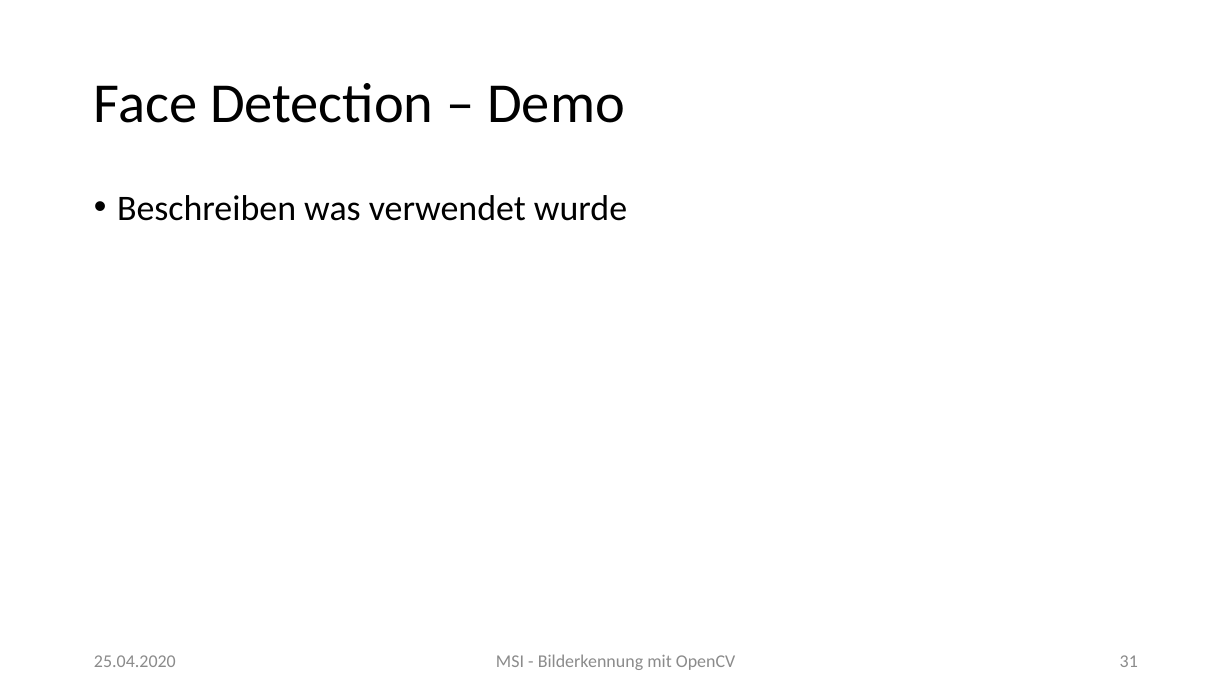
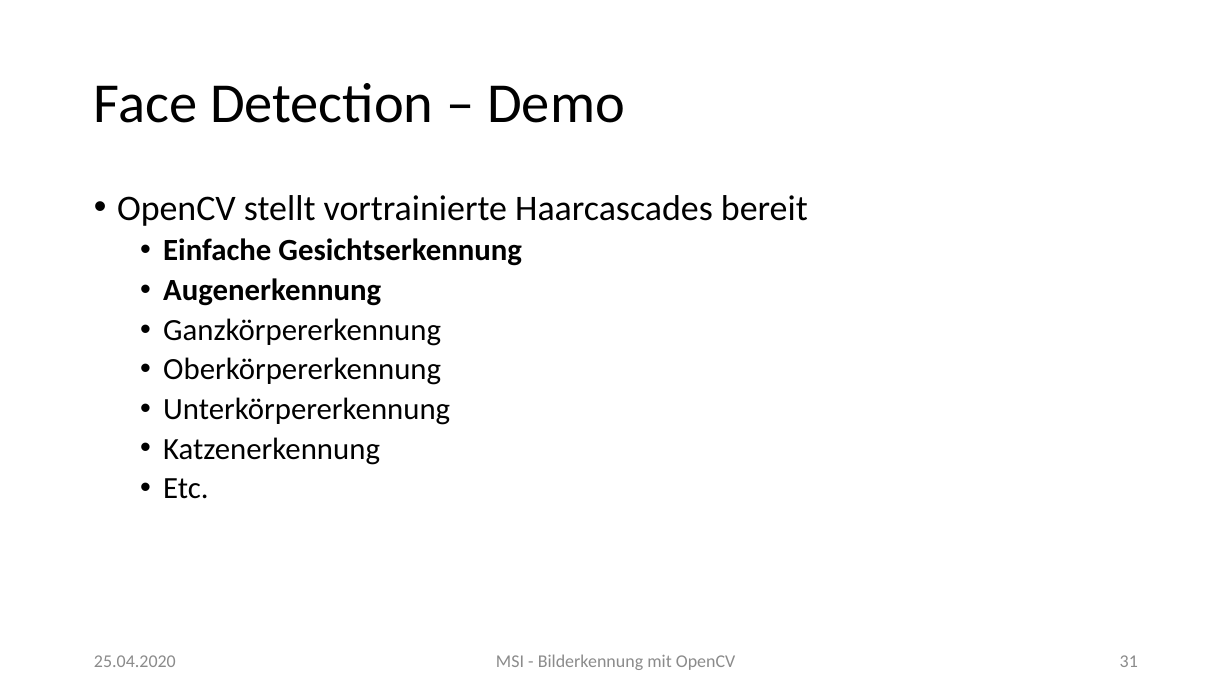
Before and after one commit to MarkusClln/MSI, a slide deck: slide 31 of Bilderkennung mit OpenCV.pptx. Drawn at 1232x693 pixels with LibreOffice and Linux fonts; fonts in the diff are those of the drawing. Boxes give left, top, right and bottom in pixels: in the first picture for what was removed or moved away, otherwise in the second. Text is boxed around its words. In the diff, an @@ line names an element or a change of style, - is before the commit and + after.

```diff
--- a/Bilderkennung mit OpenCV.pptx
+++ b/Bilderkennung mit OpenCV.pptx
@@ text at (x1=117, y1=195, x2=808, y2=499): text changed; size 28 to 24 pt @@
-• Beschreiben was verwendet wurde
+• OpenCV stellt vortrainierte Haarcascades bereit
+  • Einfache Gesichtserkennung
+  • Augenerkennung
+  • Ganzkörpererkennung
+  • Oberkörpererkennung
+  • Unterkörpererkennung
+  • Katzenerkennung
+  • Etc.
```
Also in this commit, not shown: 6 other slides changed, 2 slides removed, 7 other files.
